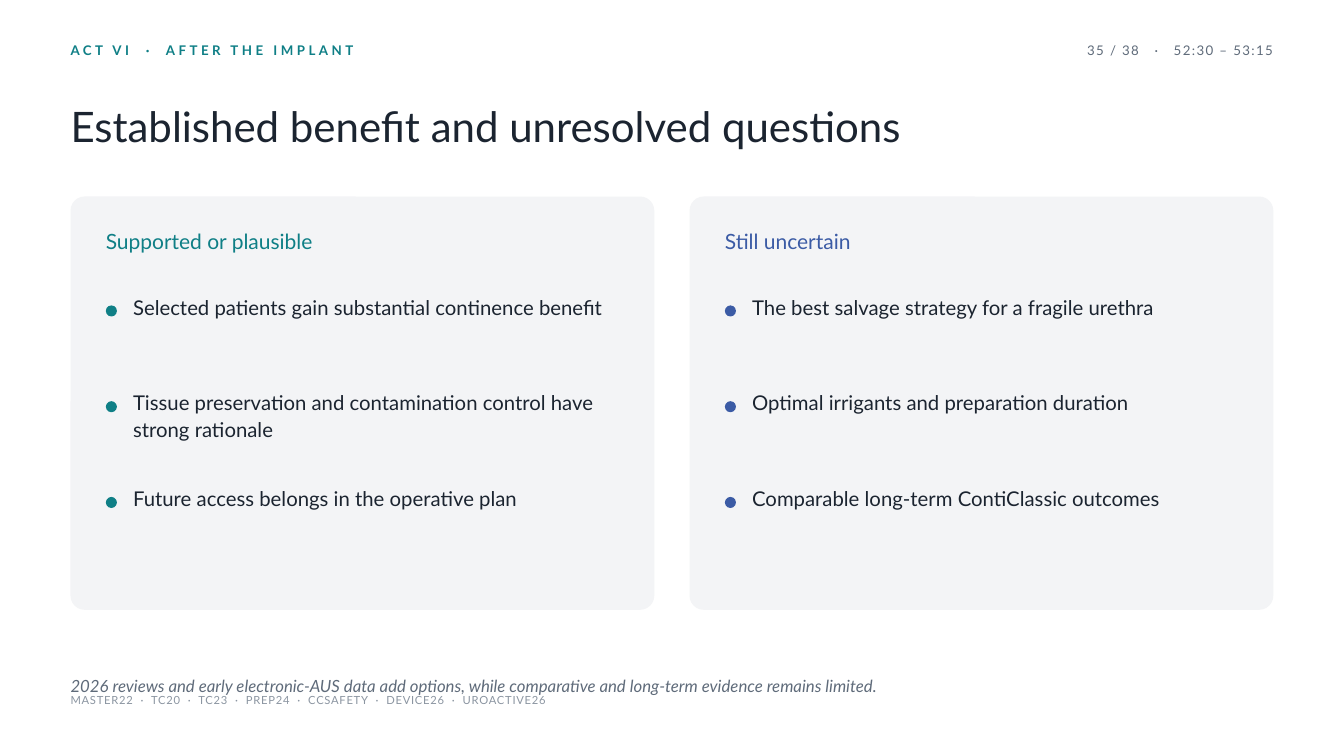
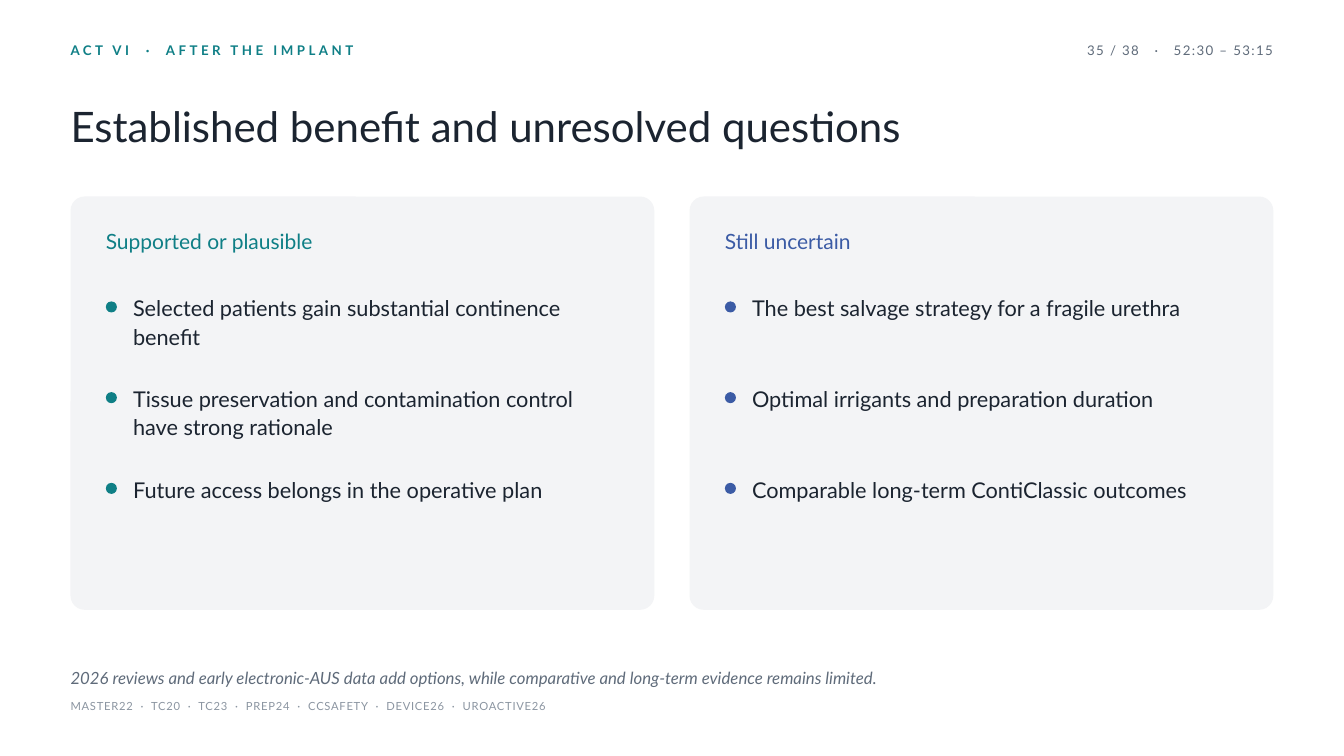
Before and after one commit to nityjr-ctrl/aus-presentation, a slide deck: slide 42 of presentation/AUS-teaching-deck.pptx. Drawn at 1344x756 pixels with LibreOffice and Linux fonts; fonts in the diff are those of the drawing. Boxes give left, top, right and bottom in pixels: in the first picture for what was removed or moved away, otherwise in the second. Text is boxed around its words. In the diff, an @@ line names an element or a change of style, - is before the commit and + after.

```diff
--- a/presentation/AUS-teaching-deck.pptx
+++ b/presentation/AUS-teaching-deck.pptx
@@ ellipse: place and size @@
-ellipse at [106, 306, 117, 317]
+ellipse at [106, 301, 117, 313]
@@ ellipse: place and size @@
-ellipse at [725, 306, 736, 317]
+ellipse at [725, 301, 736, 313]
@@ 2 ellipses, 1 text: place and size @@
-2 ellipses, 1 text at [71, 401, 876, 695]
+2 ellipses, 1 text at [71, 392, 876, 687]
@@ text "Future access belongs in the ...": place and size @@
-text "Future access belongs in the ..." at [133, 491, 517, 510]
+text "Future access belongs in the ..." at [133, 482, 542, 502]
@@ size 14.5 to 15.5 pt in 6 elements at [133, 300, 560, 345], [752, 300, 1180, 320], [133, 391, 573, 439], [752, 391, 1153, 411], [133, 482, 542, 502], [752, 482, 1186, 502] @@
@@ text "Comparable long-term ContiClassic outcomes": place and size @@
-text "Comparable long-term ContiClassic outcomes" at [752, 491, 1159, 510]
+text "Comparable long-term ContiClassic outcomes" at [752, 482, 1186, 502]
@@ ellipse: place and size @@
-ellipse at [106, 497, 117, 508]
+ellipse at [106, 483, 117, 494]
@@ ellipse: place and size @@
-ellipse at [725, 497, 736, 508]
+ellipse at [725, 483, 736, 494]
@@ text "MASTER22 · TC20 · TC23 ...": place and size @@
-text "MASTER22 · TC20 · TC23 ..." at [71, 696, 546, 704]
+text "MASTER22 · TC20 · TC23 ..." at [71, 702, 546, 710]
```
Also in this commit, not shown: 42 other slides changed, 6 other files.
